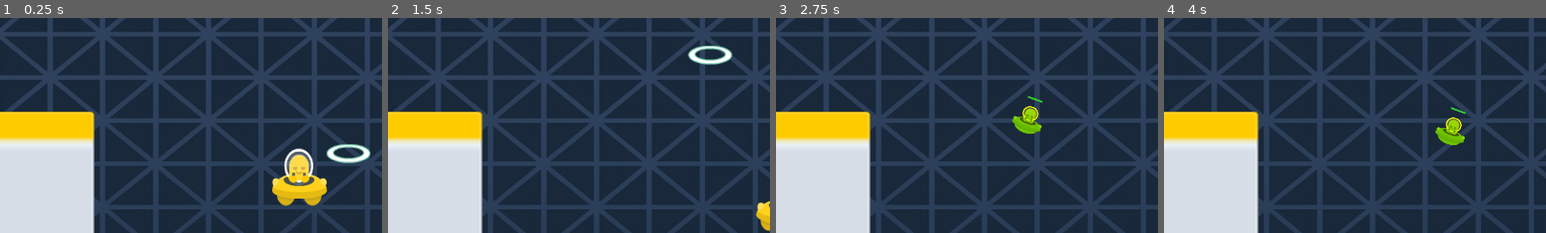
Above: before the commit, frames 1-4 (left to right).
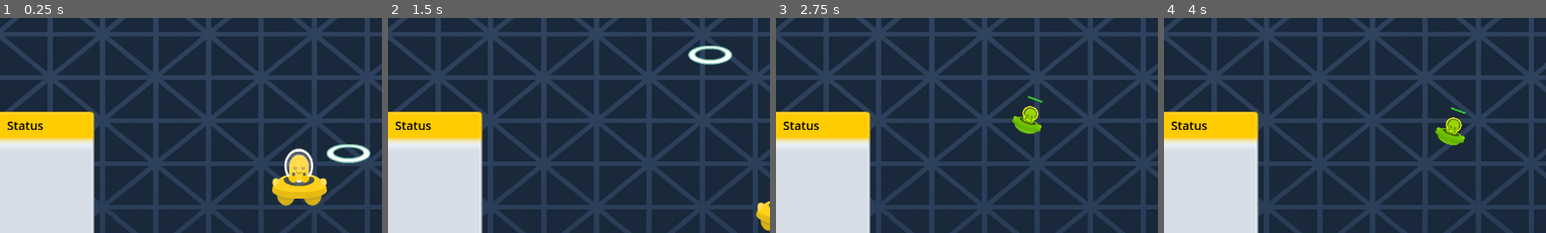
Above: after the commit, the same moments.

Repository: Ahmet-CSS/Spaceship-Game
Game: Godot game, scene res://Scenes/game.tscn
The game is run twice, just before and just after one commit, with the same random seed, the same clock (stepped at 60 frames per second) and the same inputs.
Inputs:
- Up to frame 1 (0.25 s): no input
- Up to frame 2 (1.5 s): hold D (right) 0.53-1.28 s; hold S (down) from 1.28 s (still down)
- Up to frame 3 (2.75 s): release S (down) at 2.03 s; hold D (right) from 2.03 s (still down)
- Up to frame 4 (4 s): release D (right) at 2.78 s; hold W (up) 2.78-3.53 s; hold A (left) from 3.53 s (still down)
The pictures show only the part of the screen within x 6-56%, y 11-61%; the shares and areas given below are measured in that part.

The runs differ from the first frame. In frame 1, 0.2% of the frame differs, in the area x 2-12%, y 48-53%; in frame 2, 0.2%; in frame 3, 0.2%; in frame 4, 0.2%.

Commit message:
Levelling System and upgrade system done, working on showing status now

Diff:
--- a/survivor/Player/bullet.gd
+++ b/survivor/Player/bullet.gd
@@ -7,6 +7,7 @@
 @export var turn_rate_deg: float = 720.0
 # Destroy range when close to target
 @export var stop_distance: float = 12.0
+@export var damage: int = 1
 
 # Movement direction
 var direction: Vector2 = Vector2.RIGHT
@@ -42,7 +43,6 @@
 	area_entered.connect(_on_area_entered)
 
 func _on_area_entered(area: Area2D) -> void:
-	var e := area as Node
-	e.apply_damage(1)
-	# Remove bullet after hit
+	if area.has_method("apply_damage"):
+		area.apply_damage(damage)
 	queue_free()
--- a/survivor/Player/player.gd
+++ b/survivor/Player/player.gd
@@ -2,7 +2,7 @@
 
 extends CharacterBody2D	# indicates the type of Node this script is attached to
 
-@export var speed = 220	# A speed variable that determines how many pixels the object should move per second
+@export var base_speed: float = 220.0	# A speed variable that determines how many pixels the object should move per second
 # @export allows this variable to be configured in the inspector, instead of needing to hardcode value in script
 
 # this method is called each time a step in the physics simulation is calculated
@@ -17,6 +17,7 @@
 @export var detection_radius: float = 400.0
 @export var bullet_scene: PackedScene
 @export var bullet_speed: float = 400.0
+@export var base_bullet_damage: int = 1
 var _fire_cooldown: float = 0.0
 
 signal died
@@ -53,33 +54,31 @@
 	return Vector2(cos(a), sin(a))
 
 
-func _shoot(dir: Vector2, target: Node2D = null) -> void:
-	# create a new bullet instance
-	if bullet_scene == null:
-		return
+func _shoot(dir: Vector2, target: Node2D=null) -> void:
+	if bullet_scene == null: return
 	var b := bullet_scene.instantiate() as Node2D
-
-	# spawn at player position
 	b.global_position = global_position
-
-	# set bullet movement data
-	if "direction" in b:
-		b.direction = dir
-	if "velocity" in b:
-		b.velocity = dir * bullet_speed
+	if "direction" in b: b.direction = dir
 	if "speed" in b:
-		b.speed = bullet_speed
-	if "target" in b:
-		b.target = target
-
-	# add bullet to scene
+		var spd := bullet_speed
+		if stats != null: spd *= stats.bullet_speed_mul
+		b.speed = spd
+	if "target" in b: b.target = target
+	var dmg := base_bullet_damage
+	if stats != null:
+		dmg += stats.damage_plus
+	if "damage" in b:
+		b.damage = dmg
 	get_tree().current_scene.add_child(b)
 
 
 func _physics_process(_delta:float) -> void:
 	# Movement
-	var input_direction = Input.get_vector("left","right","up","down")
-	velocity = input_direction * speed
+	var input_dir = Input.get_vector("left","right","up","down")
+	var spd := base_speed
+	if stats != null:
+		spd *= stats.move_speed_mul
+	velocity = input_dir * spd
 	move_and_slide()
 
 	# Fire settings
@@ -96,9 +95,9 @@
 
 	# Tilting
 	var tilt_target := 0.0
-	if input_direction.x > 0:
+	if input_dir.x > 0:
 		tilt_target = 20
-	elif input_direction.x < 0:
+	elif input_dir.x < 0:
 		tilt_target = -20
 	tilt_angle = lerp(tilt_angle, tilt_target, 0.1) # smooth tilt
 	rotation_degrees = tilt_angle # apply rotation
--- a/survivor/Resources/PlayerStats.gd
+++ b/survivor/Resources/PlayerStats.gd
@@ -1,23 +1,96 @@
+extends Node
 class_name PlayerStatus
-extends Node
 
 signal stats_changed
+signal level_up_ready(options: Array)
+
 var xp: int = 0
 var max_hp: int = 100
 var hp: int = max_hp
 
+var bullet_speed_mul: float = 1.0
+var move_speed_mul: float = 1.0
+var damage_plus: int = 0
+
+@export var xp_base: int = 5
+@export var xp_growth: float = 1.25
+var xp_to_next: int = xp_base
+
+const UPGRADE_KEYS := ["bullet_speed", "damage", "move_speed", "max_hp"]
+
+func _xp_required_for(lvl: int) -> int:
+	return int(round(xp_base * pow(xp_growth, float(lvl - 1))))
+
 func level() -> int:
-	return 1 + int(xp / 5.0)
+	var remain := xp
+	var lvl := 1
+	var need := _xp_required_for(lvl)
+	while remain >= need:
+		remain -= need
+		lvl += 1
+		need = _xp_required_for(lvl)
+	return lvl
 
 func xp_in_level() -> int:
-	return xp % 5
+	var remain := xp
+	var lvl := 1
+	var need := _xp_required_for(lvl)
+	while remain >= need:
+		remain -= need
+		lvl += 1
+		need = _xp_required_for(lvl)
+	return remain
+
+func cal_xp_needed() -> void:
+	xp_to_next = _xp_required_for(level())
+
+func _ready() -> void:
+	cal_xp_needed()
+
+func _roll_options() -> Array:
+	var bag := UPGRADE_KEYS.duplicate()
+	bag.shuffle()
+	return [_build_opt(bag[0]), _build_opt(bag[1])]
+
+
+func _build_opt(key: String) -> Dictionary:
+	match key:
+		"bullet_speed":
+			return {"key": key, "title": "Bullet Speed", "desc": "Increase bullet speed"}
+		"damage":
+			return {"key": key, "title": "Damage", "desc": "Increase bullet damage"}
+		"move_speed":
+			return {"key": key, "title": "Move Speed", "desc": "Increase movement speed"}
+		"max_hp":
+			return {"key": key, "title": "Max Health", "desc": "Increase maximum health"}
+	return {"key": key, "title": key, "desc": ""}
+
 
 func add_xp(amount: int) -> void:
+	print("[XP] add_xp called, amount=", amount, "  curr_xp=", xp)
+	var before := level()
 	xp += amount
-	#print("[XP] now =", xp)
+	var after := level()
+	for i in range(after - before):
+		print("[LVL-UP] emit level_up_ready")
+		emit_signal("level_up_ready", _roll_options())
+	xp_to_next = _xp_required_for(after)
 	emit_signal("stats_changed")
 
 func take_damage(amount: int) -> void:
 	hp = max(0, hp - amount)
 	#print("[HP] now =", hp)
 	emit_signal("stats_changed")
+
+func apply_upgrade(key: String) -> void:
+	match key:
+		"bullet_speed":
+			bullet_speed_mul *= 1.15
+		"damage":
+			damage_plus += 1
+		"move_speed":
+			move_speed_mul *= 1.10
+		"max_hp":
+			max_hp += 10
+			hp = min(hp + 10, max_hp)
+	emit_signal("stats_changed")
--- a/survivor/Resources/XPPickup.gd
+++ b/survivor/Resources/XPPickup.gd
@@ -9,6 +9,7 @@
 func _on_body_entered(b: Node) -> void:
 	# only player can collect and only if it has stats
 	if b is Player and b.stats:
+		print("[XP] pickup hit player, +", value)
 		b.stats.add_xp(value)
 		# remove xp after collection
 		queue_free()
--- a/survivor/Scenes/game.gd
+++ b/survivor/Scenes/game.gd
@@ -3,6 +3,7 @@
 # Overlay scenes
 @export var pause_menu: PackedScene
 @export var game_over_menu: PackedScene
+@export var levelup_menu: PackedScene
 
 var paused: bool = false
 var player_stats: PlayerStatus = PlayerStatus.new()
@@ -22,6 +23,19 @@
 	if ui and "bind_stats" in ui:
 		ui.bind_stats(player_stats)
 
+	player_stats.level_up_ready.connect(_on_level_up_ready)
+
+func _on_level_up_ready(options: Array) -> void:
+	print("[LVL-UP] received options: ", options)
+	if levelup_menu == null: return
+	var m = levelup_menu.instantiate()
+	add_child(m)
+	m.show_options(options)
+	m.chosen.connect(func(key: String):
+		player_stats.apply_upgrade(key)
+		Engine.time_scale = 1.0
+	)
+
 func _on_player_died() -> void:
 	# Freeze time and show game-over menu
 	Engine.time_scale = 0.0
--- a/survivor/Scenes/game.tscn
+++ b/survivor/Scenes/game.tscn
@@ -1,9 +1,10 @@
-[gd_scene load_steps=9 format=3 uid="uid://dduc54np40l3g"]
+[gd_scene load_steps=10 format=3 uid="uid://dduc54np40l3g"]
 
 [ext_resource type="Script" uid="uid://xy6n6m434n3y" path="res://Scenes/game.gd" id="1_5diyh"]
 [ext_resource type="PackedScene" uid="uid://bq2fxemi6ggwn" path="res://Player/player.tscn" id="2_e6lhs"]
 [ext_resource type="PackedScene" uid="uid://dp3pan2ri4doa" path="res://UI/pause_menu.tscn" id="2_i6g32"]
 [ext_resource type="PackedScene" uid="uid://4r8x2508f57f" path="res://UI/GameOverMenu.tscn" id="3_i6g32"]
+[ext_resource type="PackedScene" uid="uid://ugpblaluoyhb" path="res://UI/LevelUpMenu.tscn" id="4_h4fw4"]
 [ext_resource type="Texture2D" uid="uid://dh460ufxe77f8" path="res://assets/SpaceAliens/backround.png" id="4_i6g32"]
 [ext_resource type="PackedScene" uid="uid://bgjhfbd64fbc1" path="res://Enemy/EnemySpawner.tscn" id="4_qcbus"]
 [ext_resource type="PackedScene" uid="uid://4gr0umo4ekb3" path="res://UI/hpxp_ui.tscn" id="7_1l0tm"]
@@ -13,6 +14,7 @@
 script = ExtResource("1_5diyh")
 pause_menu = ExtResource("2_i6g32")
 game_over_menu = ExtResource("3_i6g32")
+levelup_menu = ExtResource("4_h4fw4")
 
 [node name="Sprite2D" type="Sprite2D" parent="."]
 position = Vector2(627, 120)
--- /dev/null
+++ b/survivor/UI/LevelUpMenu.tscn
@@ -0,0 +1,131 @@
+[gd_scene load_steps=12 format=3 uid="uid://ugpblaluoyhb"]
+
+[ext_resource type="Script" uid="uid://da8frb4ifuf4w" path="res://UI/level_up_menu.gd" id="1_krf5r"]
+[ext_resource type="Texture2D" uid="uid://bpashs41saun8" path="res://UIPack-SciFi/uipackSpace_sheet.png" id="1_yb062"]
+
+[sub_resource type="AtlasTexture" id="AtlasTexture_krf5r"]
+atlas = ExtResource("1_yb062")
+region = Rect2(0, 0, 100, 101)
+
+[sub_resource type="AtlasTexture" id="AtlasTexture_yb062"]
+atlas = ExtResource("1_yb062")
+region = Rect2(100, 100, 100, 100)
+
+[sub_resource type="StyleBoxTexture" id="StyleBoxTexture_krf5r"]
+texture = SubResource("AtlasTexture_yb062")
+
+[sub_resource type="AtlasTexture" id="AtlasTexture_lv2p0"]
+atlas = ExtResource("1_yb062")
+region = Rect2(200, 100, 100, 100)
+
+[sub_resource type="StyleBoxTexture" id="StyleBoxTexture_44hg0"]
+texture = SubResource("AtlasTexture_lv2p0")
+
+[sub_resource type="AtlasTexture" id="AtlasTexture_vvn8s"]
+atlas = ExtResource("1_yb062")
+region = Rect2(200, 100, 100, 100)
+
+[sub_resource type="StyleBoxTexture" id="StyleBoxTexture_airwe"]
+texture = SubResource("AtlasTexture_vvn8s")
+
+[sub_resource type="AtlasTexture" id="AtlasTexture_3wqeb"]
+atlas = ExtResource("1_yb062")
+region = Rect2(200, 100, 100, 100)
+
+[sub_resource type="StyleBoxTexture" id="StyleBoxTexture_2hwhr"]
+texture = SubResource("AtlasTexture_3wqeb")
+
+[node name="LevelUpMenu" type="CanvasLayer"]
+script = ExtResource("1_krf5r")
+
+[node name="Panel" type="Panel" parent="."]
+anchors_preset = 8
+anchor_left = 0.5
+anchor_top = 0.5
+anchor_right = 0.5
+anchor_bottom = 0.5
+offset_left = -640.0
+offset_top = -360.0
+offset_right = 640.0
+offset_bottom = 360.0
+grow_horizontal = 2
+grow_vertical = 2
+
+[node name="TextureRect" type="TextureRect" parent="Panel"]
+layout_mode = 0
+offset_left = 390.0
+offset_top = 170.0
+offset_right = 890.0
+offset_bottom = 520.0
+texture = SubResource("AtlasTexture_krf5r")
+
+[node name="Label" type="Label" parent="Panel"]
+layout_mode = 0
+offset_left = 390.0
+offset_top = 190.0
+offset_right = 890.0
+offset_bottom = 226.0
+theme_override_colors/font_color = Color(0, 0, 0, 1)
+theme_override_font_sizes/font_size = 26
+text = "Level Up!"
+horizontal_alignment = 1
+
+[node name="OptionA" type="Button" parent="Panel"]
+clip_contents = true
+layout_mode = 0
+offset_left = 430.0
+offset_top = 240.0
+offset_right = 630.0
+offset_bottom = 475.0
+theme_override_styles/normal = SubResource("StyleBoxTexture_krf5r")
+theme_override_styles/pressed = SubResource("StyleBoxTexture_44hg0")
+theme_override_styles/hover = SubResource("StyleBoxTexture_airwe")
+theme_override_styles/hover_pressed = SubResource("StyleBoxTexture_2hwhr")
+
+[node name="title" type="Label" parent="Panel/OptionA"]
+layout_mode = 1
+offset_right = 200.0
+offset_bottom = 66.0
+theme_override_colors/font_color = Color(0, 0, 0, 1)
+horizontal_alignment = 1
+vertical_alignment = 1
+
+[node name="description" type="Label" parent="Panel/OptionA"]
+layout_mode = 0
+offset_left = 8.0
+offset_top = 70.0
+offset_right = 192.0
+offset_bottom = 225.0
+theme_override_colors/font_color = Color(0, 0, 0, 1)
+autowrap_mode = 2
+text_overrun_behavior = 2
+
+[node name="OptionB" type="Button" parent="Panel"]
+clip_contents = true
+layout_mode = 0
+offset_left = 650.0
+offset_top = 240.0
+offset_right = 850.0
+offset_bottom = 475.0
+theme_override_styles/normal = SubResource("StyleBoxTexture_krf5r")
+theme_override_styles/pressed = SubResource("StyleBoxTexture_44hg0")
+theme_override_styles/hover = SubResource("StyleBoxTexture_airwe")
+theme_override_styles/hover_pressed = SubResource("StyleBoxTexture_2hwhr")
+
+[node name="title" type="Label" parent="Panel/OptionB"]
+layout_mode = 0
+offset_right = 200.0
+offset_bottom = 66.0
+theme_override_colors/font_color = Color(0, 0, 0, 1)
+horizontal_alignment = 1
+vertical_alignment = 1
+
+[node name="description" type="Label" parent="Panel/OptionB"]
+layout_mode = 0
+offset_left = 8.0
+offset_top = 70.0
+offset_right = 192.0
+offset_bottom = 225.0
+theme_override_colors/font_color = Color(0, 0, 0, 1)
+autowrap_mode = 2
+text_overrun_behavior = 2
--- a/survivor/UI/detail_status_ui.tscn
+++ b/survivor/UI/detail_status_ui.tscn
@@ -14,3 +14,23 @@
 patch_margin_top = 25
 patch_margin_right = 12
 patch_margin_bottom = 12
+
+[node name="Title" type="Label" parent="."]
+offset_left = 11.0
+offset_top = 235.0
+offset_right = 241.0
+offset_bottom = 282.0
+theme_override_colors/font_color = Color(0, 0, 0, 1)
+theme_override_font_sizes/font_size = 20
+text = "Status"
+horizontal_alignment = 1
+vertical_alignment = 1
+
+[node name="Label" type="Label" parent="Title"]
+layout_mode = 0
+offset_left = 5.0
+offset_top = 56.0
+offset_right = 225.0
+offset_bottom = 462.0
+theme_override_colors/font_color = Color(0, 0, 0, 1)
+theme_override_font_sizes/font_size = 15
--- a/survivor/UI/hpxp_ui.gd
+++ b/survivor/UI/hpxp_ui.gd
@@ -17,6 +17,8 @@
 	if stats == null: return
 	health_bar.max_value = stats.max_hp
 	health_bar.value     = stats.hp
-	level_label.text = str(stats.level())
-	xp_bar.max_value = 5
-	xp_bar.value     = stats.xp_in_level()
+
+	level_label.text     = str(stats.level())
+
+	xp_bar.max_value     = stats.xp_to_next
+	xp_bar.value         = stats.xp_in_level()
--- /dev/null
+++ b/survivor/UI/level_up_menu.gd
@@ -0,0 +1,51 @@
+extends CanvasLayer
+signal chosen(key: String)
+
+@onready var title_label: Label = $Panel/Label
+@onready var btn_a: Button = $Panel/OptionA
+@onready var btn_b: Button = $Panel/OptionB
+
+@export var card_normal: StyleBoxTexture
+@export var card_hover:  StyleBoxTexture
+
+var opt_a := {}
+var opt_b := {}
+
+func show_options(options: Array) -> void:
+	if options.size() < 2:
+		push_warning("LevelUpMenu: expected 2 options, got %d" % options.size())
+		return
+
+	opt_a = options[0]
+	opt_b = options[1]
+
+	_set_button_text(btn_a, opt_a)
+	_set_button_text(btn_b, opt_b)
+
+	title_label.text = "Level Up!"
+	visible = true
+	Engine.time_scale = 0.0
+
+func _set_button_text(btn: Button, opt: Dictionary) -> void:
+	var title := str(opt.get("title", ""))
+	var desc  := str(opt.get("desc", ""))
+	var t: Label = btn.get_node("title")
+	var d: Label = btn.get_node("description")
+	t.text = title
+	d.text = desc
+	btn.text = ""
+
+
+
+func _ready() -> void:
+	visible = false
+	btn_a.pressed.connect(func():
+		Engine.time_scale = 1.0
+		emit_signal("chosen", opt_a.get("key"))
+		queue_free()
+	)
+	btn_b.pressed.connect(func():
+		Engine.time_scale = 1.0
+		emit_signal("chosen", opt_b.get("key"))
+		queue_free()
+	)
--- a/survivor/scripts/level.gd
+++ b/survivor/scripts/level.gd
@@ -12,8 +12,6 @@
 	$Enemies.add_child(enemy)
 
 
-
-
 func _on_player_laser(pos: Vector2) -> void:
 	var laser = laser_scene.instantiate()
 	laser.position = pos
Not shown, added: survivor/UI/level_up_menu.gd.uid
